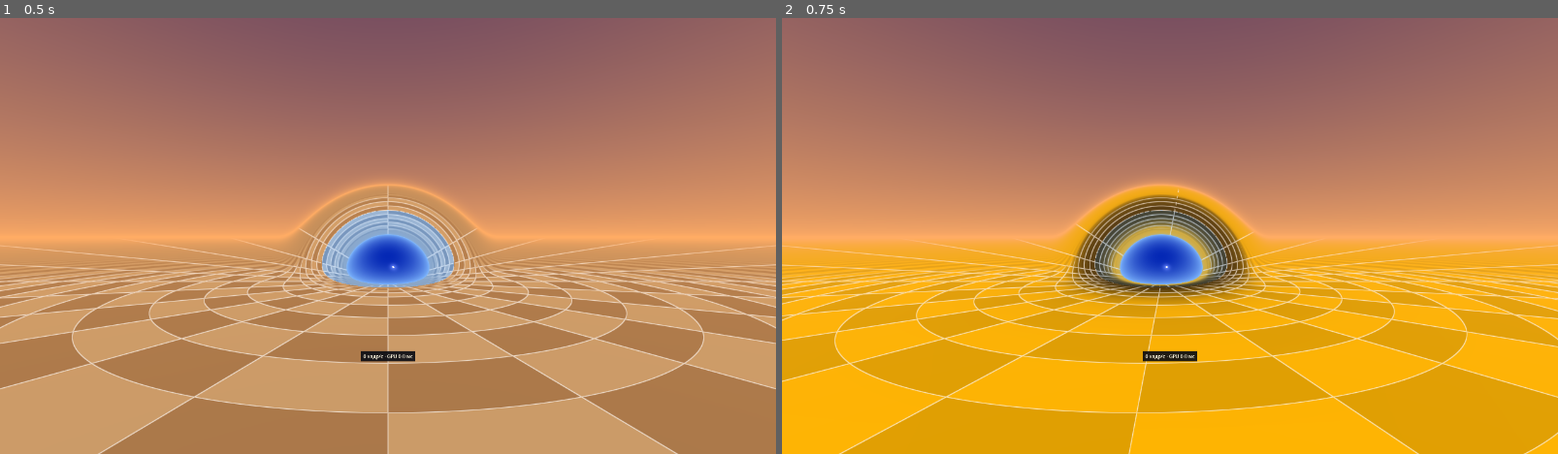
Above: before the commit, frames 1-2 (left to right).
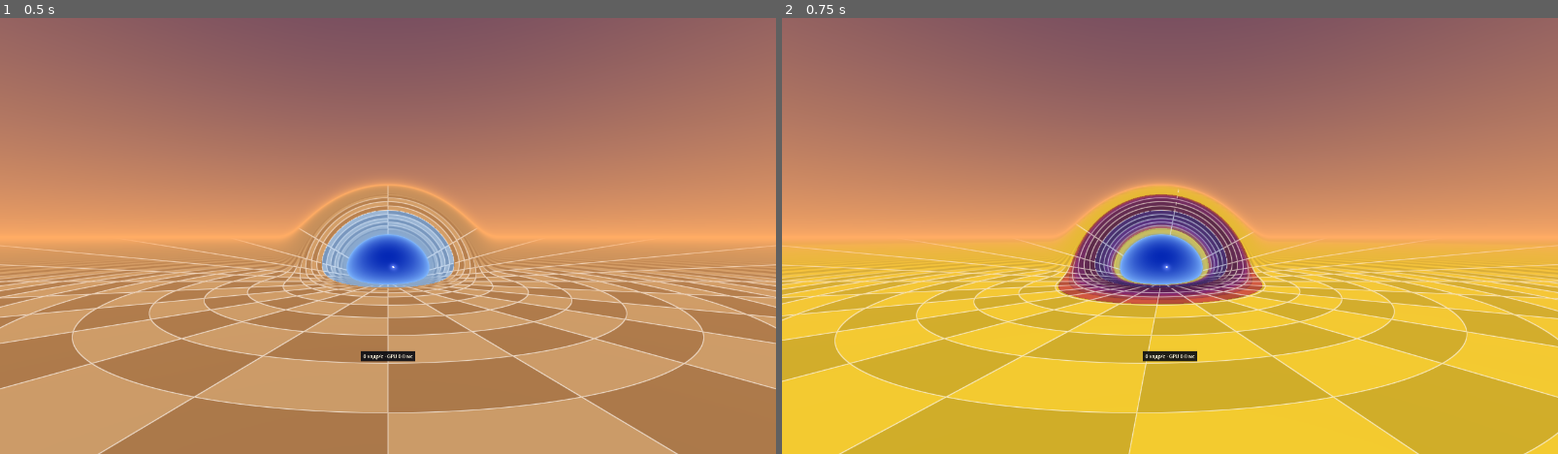
Above: after the commit, the same moments.

Repository: pomid0rko0/steam-frame-wromhole
Game: Godot game, scene res://main.tscn
Same seed, same stepped clock (60 frames per second), same inputs: the game is played once before the commit and once after it.
Inputs (mouse positions are in pixels of both pictures, inside the frame that each line leads up to):
- Up to frame 1 (0.5 s): no input
- Up to frame 2 (0.75 s): tap Enter at 0.5 s; move the mouse to (1340, 214) at 0.52 s; hold D from 0.53 s (still down); hold G from 0.53 s (still down); click (1340, 214) at 0.67 s

Frame 1 is identical in both runs. In frame 2, 44% of the frame differs, in the area x 0-100%, y 38-100%.

Commit message:
Gravity view in optozorax's palette with its bands; adreno_stats --paths
- The floor and the arrows take optozorax's palette again (dark blue,
  purple, orange, yellow at 1 g, red, white at 10 g) in bands of 0.1 g
  with darker edges, the field's contours; the checker as brightness.
- tools/adreno_stats.sh --paths: what a floor pixel costs on each way
  through floor.gdshaderinc (tests/floor_paths.gd forces the branches).

Co-Authored-By: Claude Opus 5.5 <noreply@anthropic.com>
Claude-Session: https://claude.ai/code/session_01RfyTktwrkH8FjnBjw6PXbn

Diff:
--- a/godot/renderer.gd
+++ b/godot/renderer.gd
@@ -50,6 +50,7 @@
 const ARROW_HEAD := 0.13        # half the head's width, m
 const ARROW_RIM := 0.02         # the outline's width, m
 const ARROW_RIM_COLOR := Color(0.02, 0.02, 0.02)
+const ARROW_GLOW := 1.15        # an arrow is its band's colour this much brighter (_gravity_color)
 
 var space: WormholeSpace
 var scene: Dictionary
@@ -390,13 +391,17 @@
 		st.add_vertex(Vector3(0.0, cos(b2), sin(b2)))
 
 
-## look.gdshaderinc's look_gravity: the colour of g, in g.
+## An arrow's colour at g (in g): look.gdshaderinc's look_grav_colour of its band, brighter by
+## ARROW_GLOW.
 static func _gravity_color(g: float) -> Color:
-	var dark := Color(0.01, 0.0085, 0.0134)
-	var yellow := Color(1.0, 0.7106, 0.0196)
-	var red := Color(0.8276, 0.0272, 0.0072)
-	if g < 1.0:
-		return dark.lerp(yellow, g)
-	if g < 3.0:
-		return yellow.lerp(red, (g - 1.0) * 0.5)
-	return red.lerp(Color.WHITE, clampf((g - 3.0) / 7.0, 0.0, 1.0))
+	var t := 10.0 * g if g < 1.0 else 10.0 + 4.342944819 * log(g)
+	var band := floorf(t)
+	var u := clampf((band + 0.5) / 10.0, 0.0, 1.0)
+	var c := Color(0.03, 0.03, 0.10).lerp(Color(0.45, 0.08, 0.50), u * 2.0) if u < 0.5 \
+			else Color(0.45, 0.08, 0.50).lerp(Color(0.95, 0.40, 0.12), u * 2.0 - 1.0)
+	c = c.lerp(Color(0.95, 0.80, 0.18), smoothstep(0.85, 0.95, u))
+	if t >= 10.0:
+		var v := clampf((band - 9.5) / 10.0, 0.0, 1.0)
+		c = Color(0.95, 0.80, 0.18).lerp(Color(0.95, 0.12, 0.05), v * 2.0) if v < 0.5 \
+				else Color(0.95, 0.12, 0.05).lerp(Color.WHITE, v * 2.0 - 1.0)
+	return Color(c.r * ARROW_GLOW, c.g * ARROW_GLOW, c.b * ARROW_GLOW)
--- /dev/null
+++ b/godot/tests/floor_paths.gd
@@ -0,0 +1,77 @@
+extends SceneTree
+## A scene for tools/adreno_stats.sh --paths (not a test): the floor's shader (floor.gdshaderinc)
+## with each of its ways through forced by replacing its branches' conditions, drawn one at a time,
+## so that the compiler gives each way's statistics after a line "variant <name>". Each runs WAIT
+## seconds: Godot specialises a pipeline on a thread of its own, after the first draw.
+##   godot --path . --resolution 320x180 -s res://tests/floor_paths.gd
+
+const WAIT := 1.5
+# the branches' conditions in floor.gdshaderinc, as written there
+const STRAIGHT := "if (le >= L && (ca >= 0.0 || b >= Rout)) {"
+const EYE_FLAT := "if (le >= L) {"
+const EYE_FILLET := "} else if (le > Lc) {"
+const HIT := "hit = phif < tot;"
+const BEYOND := "if (target >= SL.x) {"
+const CYLINDER := "} else if (pass && target <= cylL.x) {"
+
+var main: Main
+var t := 0.0
+var vi := -1
+var names: Array[String] = []
+var shaders: Array[Shader] = []
+
+
+func _initialize() -> void:
+	main = load("res://main.tscn").instantiate() as Main
+	main.xr_name = "none"
+	main.toys.enabled = false
+	root.add_child(main)
+	var curved := [[STRAIGHT, "if (false) {"]]
+	var eye_flat := [[EYE_FLAT, "if (true) {"]]
+	var eye_fillet := [[EYE_FLAT, "if (false) {"], [EYE_FILLET, "} else if (true) {"]]
+	var eye_cyl := [[EYE_FLAT, "if (false) {"], [EYE_FILLET, "} else if (false) {"]]
+	var sky := [[HIT, "hit = false;"]]
+	var hit := [[HIT, "hit = true;"]]
+	var beyond := [[BEYOND, "if (true) {"]]
+	var cyl := [[BEYOND, "if (false) {"], [CYLINDER, "} else if (true) {"]]
+	var fillet := [[BEYOND, "if (false) {"], [CYLINDER, "} else if (false) {"]]
+	_variant("eye in a flat universe, the ray straight", [[STRAIGHT, "if (true) {"]])
+	_variant("curved: the sky, the eye in a flat universe", curved + eye_flat + sky)
+	_variant("curved: the sky, the eye on the fillet", curved + eye_fillet + sky)
+	_variant("curved: the floor beyond the curved zone, the eye in a flat universe", curved + eye_flat + hit + beyond)
+	_variant("curved: the floor on the throat's cylinder, the eye in a flat universe", curved + eye_flat + hit + cyl)
+	_variant("curved: the floor on the fillet, the eye in a flat universe", curved + eye_flat + hit + fillet)
+	_variant("curved: the floor on the fillet, the eye on the fillet", curved + eye_fillet + hit + fillet)
+	_variant("curved: the floor on the fillet, the eye on the cylinder", curved + eye_cyl + hit + fillet)
+
+
+func _variant(name: String, swaps: Array) -> void:
+	var code := FileAccess.get_file_as_string("res://shaders/floor.gdshaderinc")
+	for s: Array in swaps:
+		assert(code.count(s[0]) == 1, "floor.gdshaderinc no longer has one '%s'" % s[0])
+		code = code.replace(s[0], s[1])
+	var sh := Shader.new()
+	sh.code = "shader_type spatial;\n" + code
+	names.append(name)
+	shaders.append(sh)
+
+
+func _process(delta: float) -> bool:
+	t += delta
+	if vi == -1 and t < WAIT:
+		return false
+	if vi >= 0 and t < WAIT:
+		return false
+	t = 0.0
+	if vi == -1:
+		main.menu.visible = false
+		main.place_on_axis(5.0, 0.0, -10.0)
+	vi += 1
+	if vi >= shaders.size():
+		print("variant end")
+		quit()
+		return true
+	print("variant ", names[vi])
+	main.renderer.floor_mats[0].shader = shaders[vi]
+	main.renderer.upload_space()        # a material keeps only its shader's uniforms
+	return false
Not shown, changed: godot/shaders/floor.gdshaderinc
Not shown, changed: godot/shaders/look.gdshaderinc
Not shown, changed: docs/gravity.md
Not shown, changed: docs/wishlist.md
Not shown, changed: tools/adreno_stats.sh
